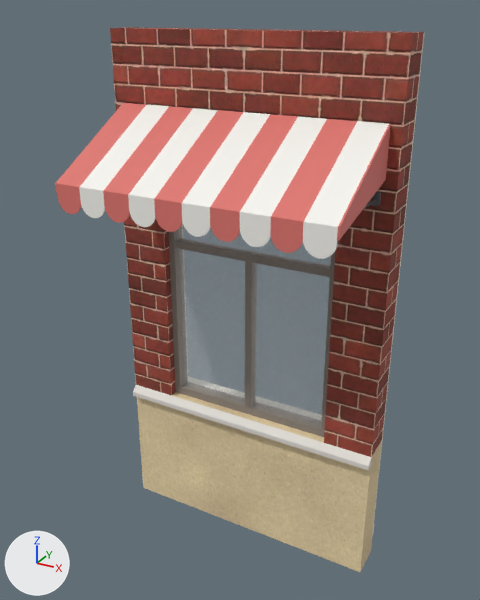
One commit to the glTF model kits/lanchonete/pieces/w_win.glb: the scene before it, then after it.
Before and after are seen from a 50 mm camera at (2.02, -3.72, 3.72) aimed at (0.03, -0.1, 1.91). The lights are fixed; the arrows at lower left show +X, +Y and +Z. The first picture is the older version.

The older version as bpy lines, for what is in view:
```python
ob_w_win_brick = bpy.data.objects.new('w_win_brick', me_w_win_brick)
ob_w_win_brick.location = (0.0, 0.0, 0.0)
ob_w_win_glass = bpy.data.objects.new('w_win_glass', me_w_win_glass)
ob_w_win_glass.location = (0.0, 0.0, 0.0)
ob_w_win_render = bpy.data.objects.new('w_win_render', me_w_win_render)
ob_w_win_render.location = (0.0, 0.0, 0.0)
# also in view: 'w_win_frame' at (0.0, 0.11, 1.75); 'w_win_canvas_r' at (0.0, -0.36, 2.84); 'w_win_canvas_w' at (0.09, -0.36, 2.84); 'w_win_cill' at (0.0, -0.02, 1.77)
```
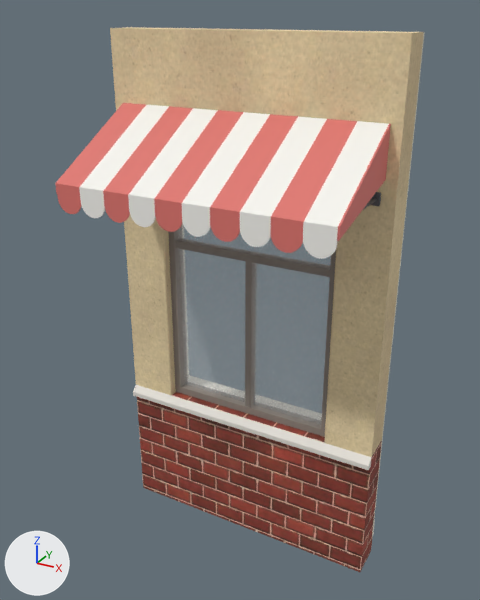
Where the newer file only moved an object's origin or applied its transform, the numbers keep the older frame.

The change, as a diff of the scene's bpy script:
```diff
--- a/kits/lanchonete/pieces/w_win.glb.py
+++ b/kits/lanchonete/pieces/w_win.glb.py
@@ mat_brick @@
 n2 = _N.new('ShaderNodeTexImage'); n2.name = 'Image Texture'
-n2.image = img_image_0
+n2.image = img_image_8
 n3 = _N.new('ShaderNodeMath'); n3.name = 'Math'
@@ mat_brick @@
 n5 = _N.new('ShaderNodeTexImage'); n5.name = 'Image Texture.001'
-n5.image = img_image_3
+n5.image = img_image_11
 n6 = _N.new('ShaderNodeNormalMap'); n6.name = 'Normal Map'
@@ mat_brick @@
 n7 = _N.new('ShaderNodeTexImage'); n7.name = 'Image Texture.002'
-n7.image = img_image_1
+n7.image = img_image_9
 _L.new(n0.outputs[0], n1.inputs[0])  # 'BSDF' to 'Surface'
@@ mat_render @@
 n2 = _N.new('ShaderNodeTexImage'); n2.name = 'Image Texture'
-n2.image = img_image_8
+n2.image = img_image_0
 n3 = _N.new('ShaderNodeMath'); n3.name = 'Math'
@@ mat_render @@
 n5 = _N.new('ShaderNodeTexImage'); n5.name = 'Image Texture.001'
-n5.image = img_image_11
+n5.image = img_image_3
 n6 = _N.new('ShaderNodeNormalMap'); n6.name = 'Normal Map'
@@ mat_render @@
 n7 = _N.new('ShaderNodeTexImage'); n7.name = 'Image Texture.002'
-n7.image = img_image_9
+n7.image = img_image_1
 _L.new(n0.outputs[0], n1.inputs[0])  # 'BSDF' to 'Surface'
```

Where the change shows, as pixel boxes [x1, y1, x2, y2] in the pictures (480 x 600 px):
'w_win_render', surface changed (red to beige): [110, 27, 424, 457] in both
'w_win_brick', surface changed (beige to red): [137, 392, 382, 572] in both
